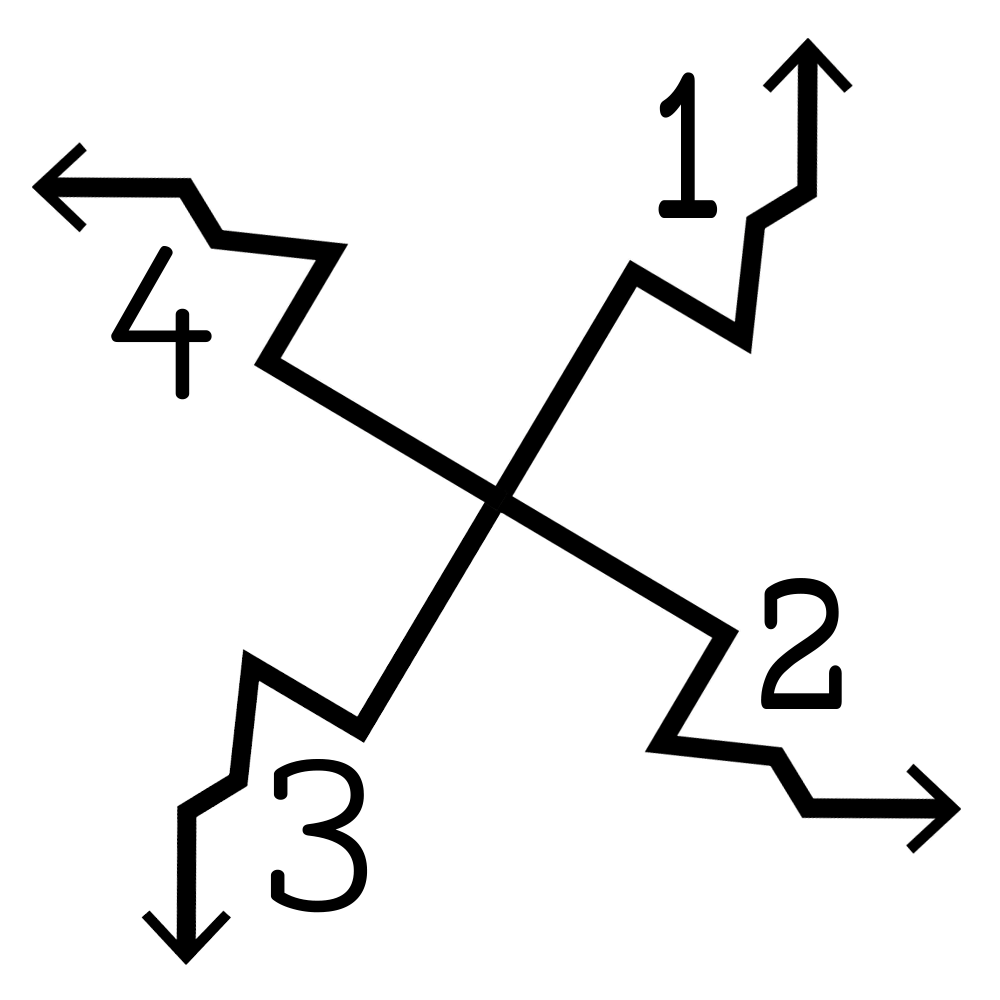
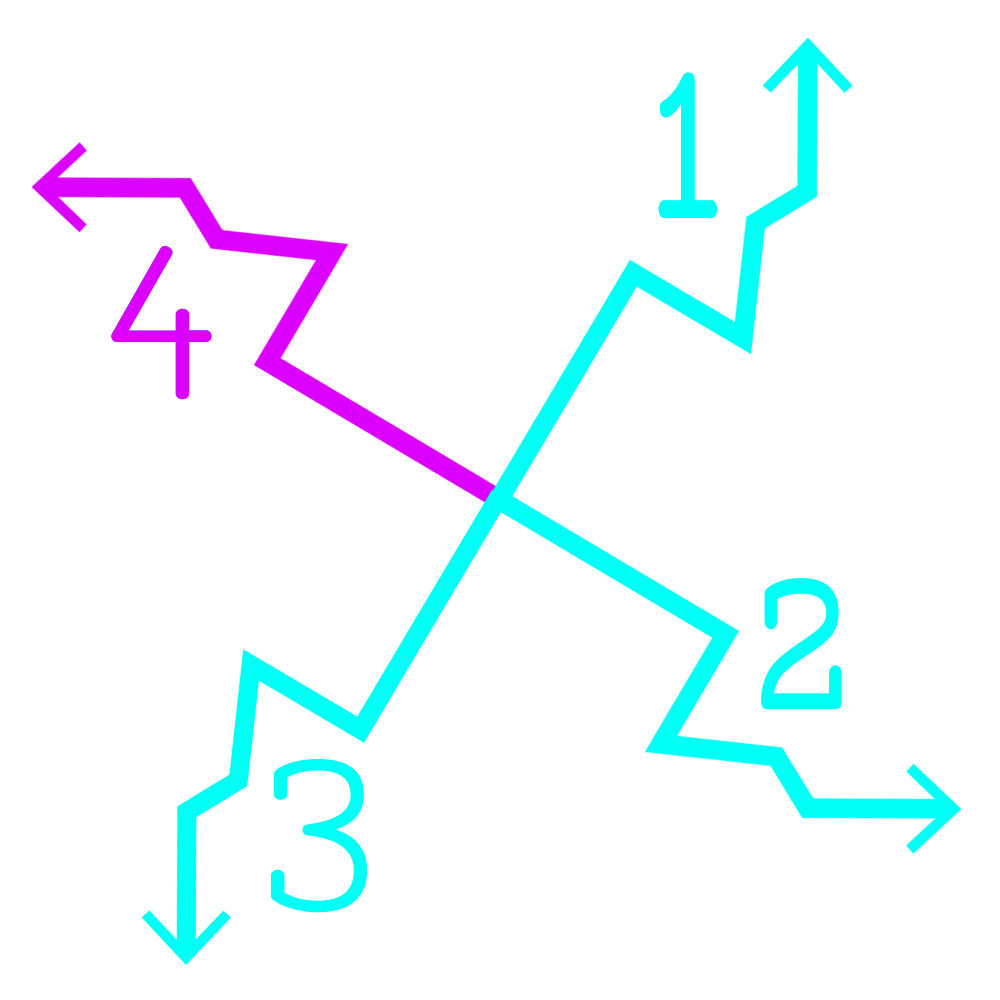
The second w=1000, h=1000 image is a revision of the first. Changes to its layers:
painted on "1 copy" over [658, 72, 718, 218]
painted on "2 copy" over [761, 578, 842, 709]
painted on "3 copy" over [270, 759, 368, 913]
showed "4", painted on it over [111, 246, 212, 400]
painted on "4 copy" over [111, 246, 212, 400]
hid "West", painted on it over [32, 142, 509, 511]
painted on "East" over [484, 485, 961, 854]
painted on "North" over [484, 38, 853, 515]
painted on "South" over [141, 489, 509, 965]
showed "West Red", moved it above "Background", painted on it over [32, 142, 509, 511]
